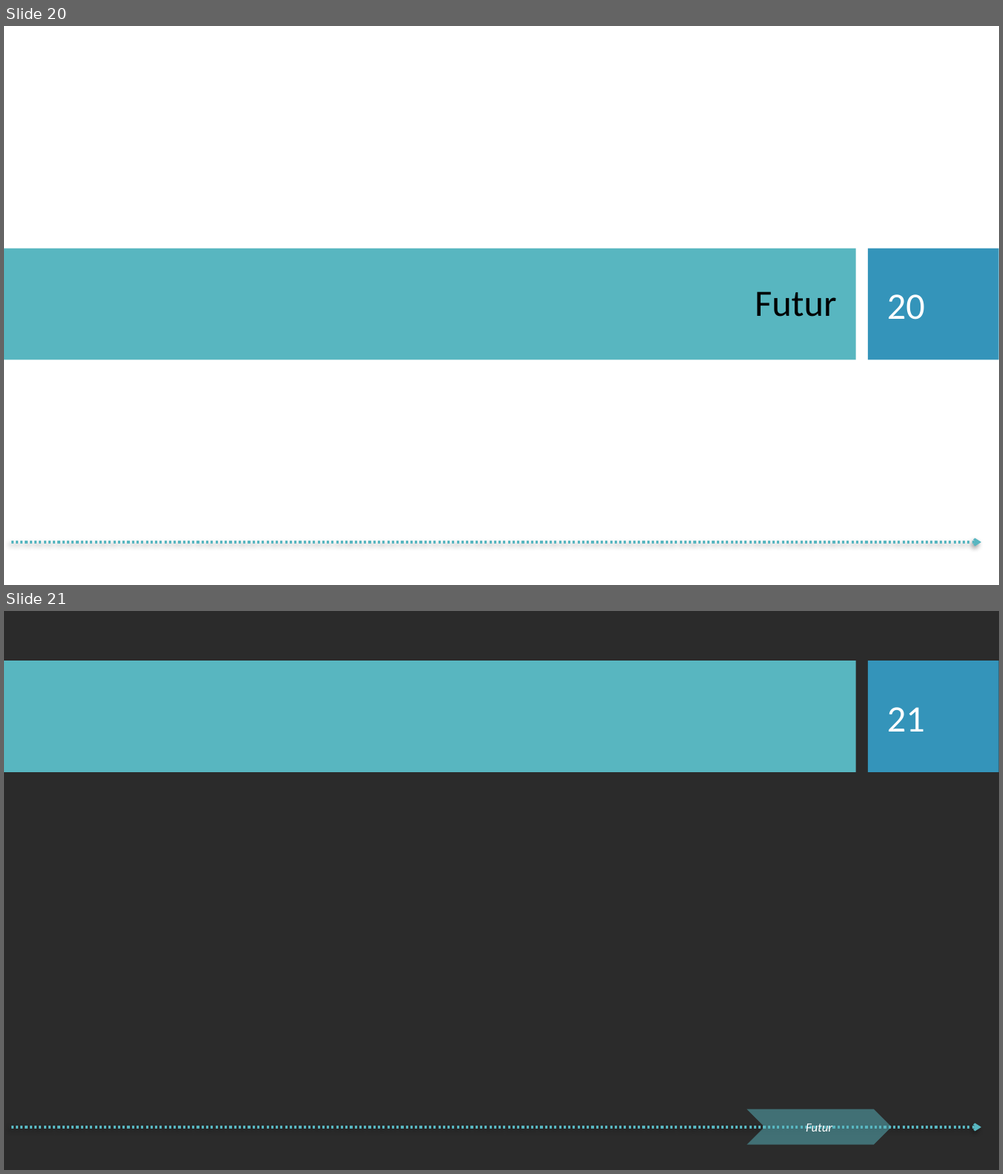
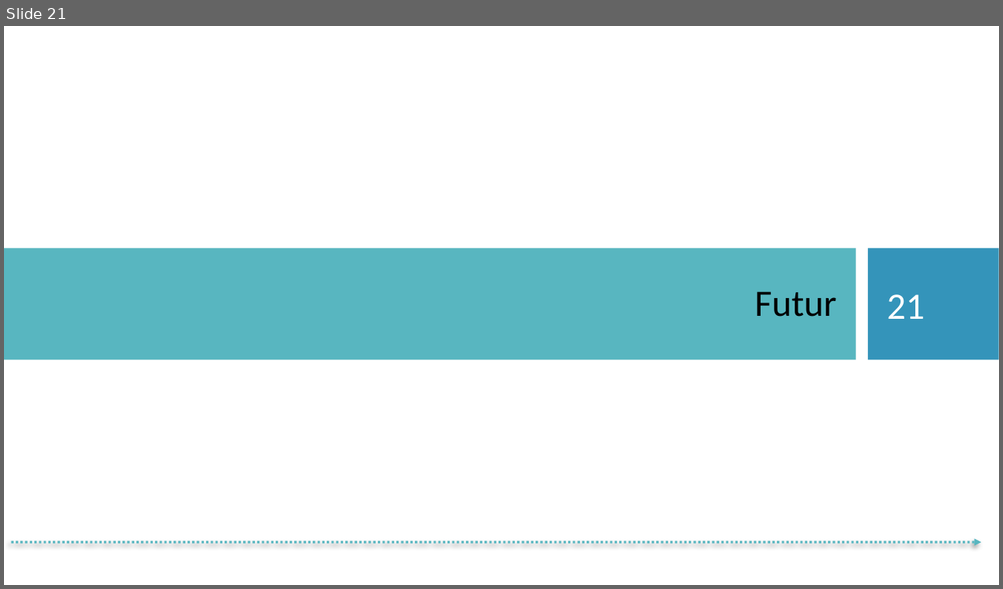
Before and after one commit to vinhphuctr/ASPE, a slide deck: communication/CommCryptologieV1.pptx. Shown one above the other, each under a label of ours: slides 20 and 21 before the commit, slide 21 after it. The pictures are 1003x1174 and 1003x589 pixels, drawn with LibreOffice and Linux fonts; fonts in the diff are those of the drawing; background and template pictures are left out; a plain dark background stands for a picture behind light text. Boxes give left, top, right and bottom in pixels: in the first picture for what was removed or moved away, otherwise in the second. Text is boxed around its words. In the diff, an @@ line names an element or a change of style, - is before the commit and + after.

```diff
--- a/communication/CommCryptologieV1.pptx
+++ b/communication/CommCryptologieV1.pptx
@@ slide 21 removed at (4, 611, 999, 1170), background picture (left out); not listed: 1 template element that a slide beside it also shows @@
@@ rectangle removed at (4, 661, 855, 773) @@
@@ rectangle removed at (868, 661, 999, 773) @@
@@ page number removed at (887, 707, 925, 732) @@
-21
@@ chevron removed at (747, 1110, 892, 1145) @@
-Futur
@@ what was slide 20 is now slide 21 @@
@@ page number at (887, 295, 925, 319): text changed @@
-20
+21
```
Also in this commit, not shown: 19 other slides changed, 3 slides added, 1 other slide removed.
